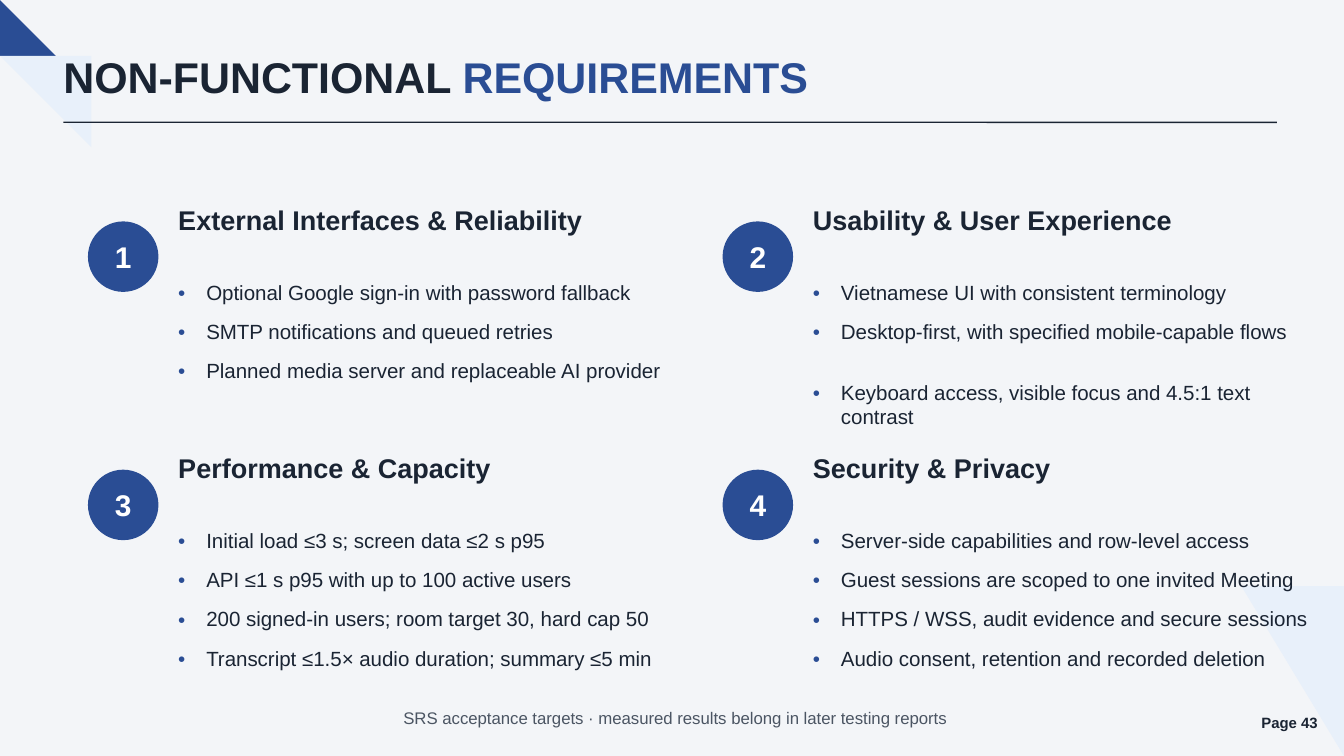
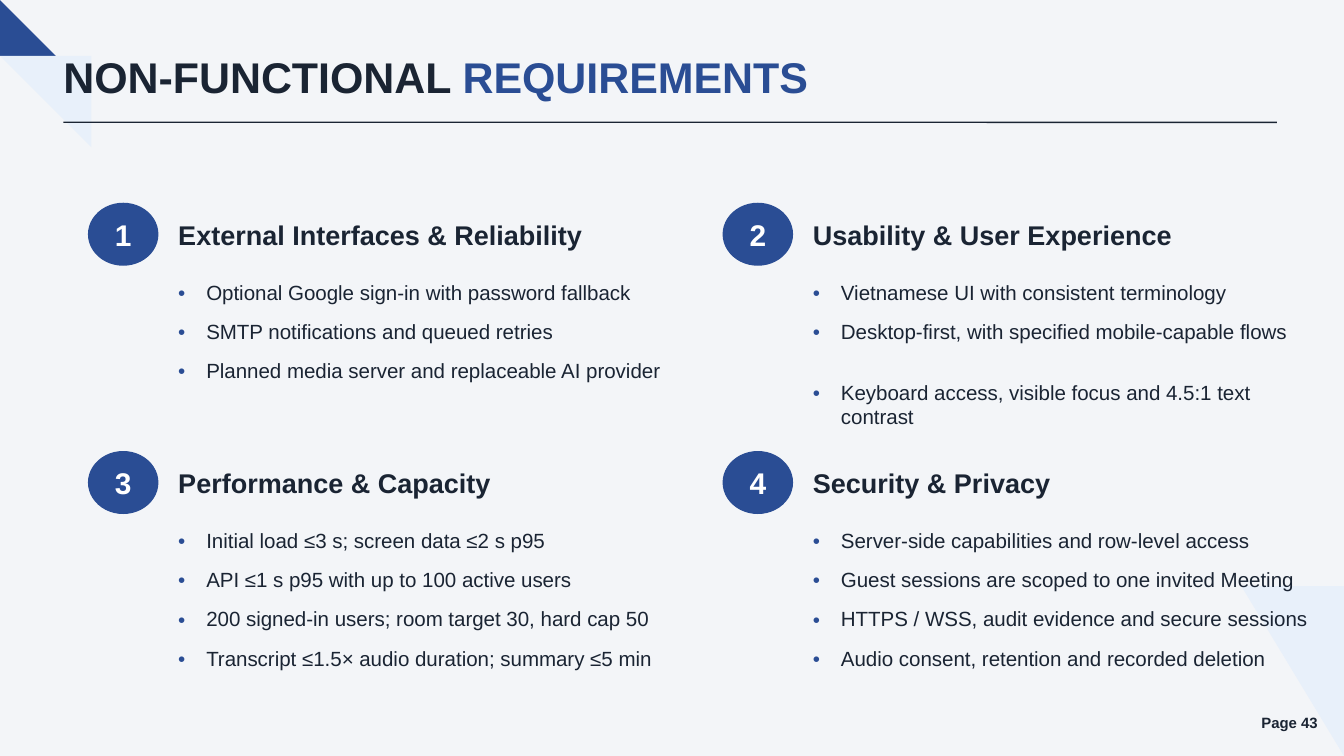
Before and after one commit to callmehai/FU-FA26-G116, a slide deck: slide 43 of docs/08-reports/source/TrustCabinet_Report.pptx. Drawn at 1344x756 pixels with LibreOffice and Linux fonts; fonts in the diff are those of the drawing. Boxes give left, top, right and bottom in pixels: in the first picture for what was removed or moved away, otherwise in the second. Text is boxed around its words. In the diff, an @@ line names an element or a change of style, - is before the commit and + after.

Commit message:
[Doc]: Update sequence diagram for UC09, UC13. Update Report slide

```diff
--- a/docs/08-reports/source/TrustCabinet_Report.pptx
+++ b/docs/08-reports/source/TrustCabinet_Report.pptx
@@ ellipse "1": place and size @@
-ellipse "1" at (89, 222, 158, 291)
+ellipse "1" at (89, 203, 158, 265)
@@ ellipse "2": place and size @@
-ellipse "2" at (723, 222, 792, 291)
+ellipse "2" at (723, 203, 792, 265)
@@ ellipse "3": place and size @@
-ellipse "3" at (89, 470, 158, 539)
+ellipse "3" at (89, 452, 158, 513)
@@ ellipse "4": place and size @@
-ellipse "4" at (723, 470, 792, 539)
+ellipse "4" at (723, 452, 792, 513)
@@ vertical alignment top to middle in 4 elements at (178, 225, 582, 250), (813, 225, 1171, 250), (178, 473, 491, 498), (813, 473, 1050, 498) @@
@@ text removed at (403, 712, 947, 728) @@
-SRS acceptance targets · measured results belong in later testing reports
```
Also in this commit, not shown: 34 other slides changed, 3 slides added, 3 slides removed, 6 other files.
